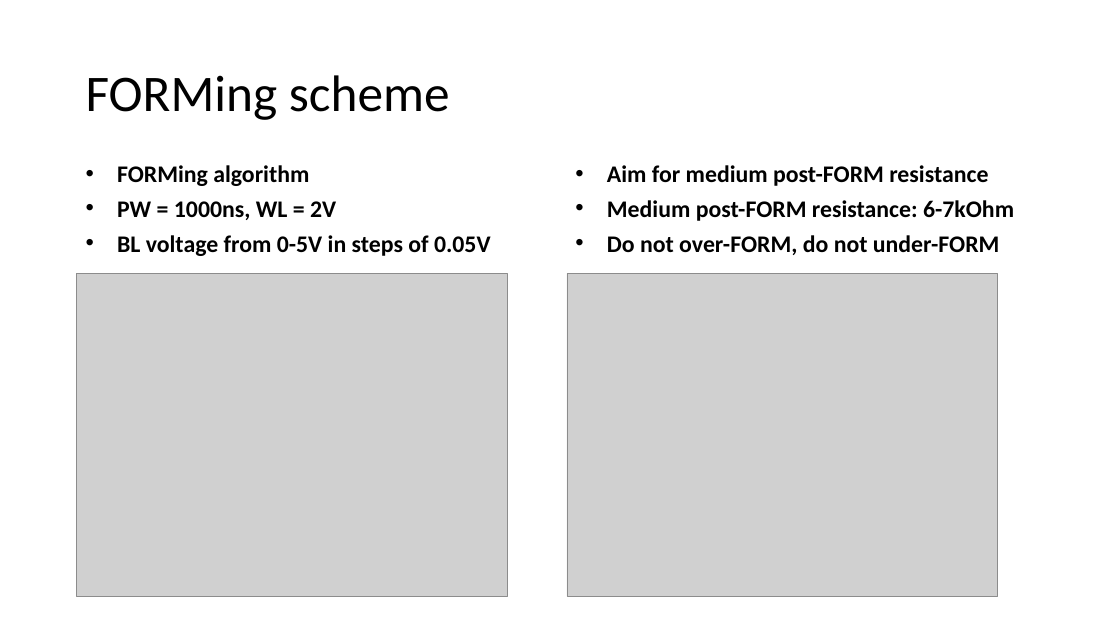
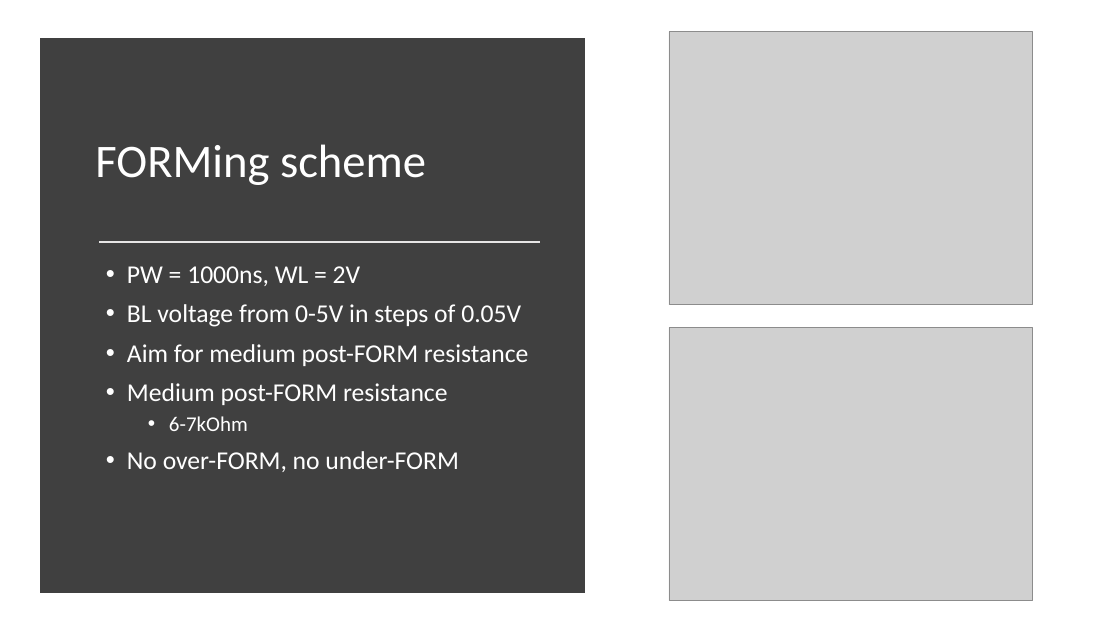
Before and after one commit to akashlevy/RRAM-RADAR-Tuning, a slide deck: slide 4 of presentations/4-15-20.pptx. Drawn at 1120x630 pixels with LibreOffice and Linux fonts; fonts in the diff are those of the drawing; grey boxes stand for pictures. Boxes give left, top, right and bottom in pixels: in the first picture for what was removed or moved away, otherwise in the second. Text is boxed around its words. In the diff, an @@ line names an element or a change of style, - is before the commit and + after.

```diff
--- a/presentations/4-15-20.pptx
+++ b/presentations/4-15-20.pptx
@@ rectangle added at bbox=[45, 44, 579, 587], fill #404040, outline #404040 10 pt @@
@@ picture: place and size @@
-picture at bbox=[76, 273, 507, 597]
+picture at bbox=[669, 32, 1033, 305]
@@ title "FORMing scheme": place and size @@
-title "FORMing scheme" at bbox=[86, 75, 450, 120]
+title "FORMing scheme" at bbox=[95, 144, 426, 185]
@@ title "FORMing scheme" at bbox=[95, 144, 426, 185]: size 44 to 40 pt, text colour #000000 to #FFFFFF @@
@@ text removed at bbox=[117, 165, 491, 256] @@
-• FORMing algorithm
-• PW = 1000ns, WL = 2V
-• BL voltage from 0-5V in steps of 0.05V
@@ text "PW = 1000ns, WL = ...": place and size @@
-text "PW = 1000ns, WL = ..." at bbox=[607, 165, 1014, 255]
+text "PW = 1000ns, WL = ..." at bbox=[127, 266, 529, 472]
@@ text "PW = 1000ns, WL = ..." at bbox=[127, 266, 529, 472]: vertical alignment bottom to top @@
@@ line added from (99, 243) to (540, 243), #E7E6E6 1.75 pt @@
@@ text at bbox=[127, 266, 521, 327]: paragraphs added @@
+• PW = 1000ns, WL = 2V
+• BL voltage from 0-5V in steps of 0.05V
@@ picture: place and size @@
-picture at bbox=[567, 273, 998, 597]
+picture at bbox=[669, 328, 1033, 601]
@@ text at bbox=[127, 344, 529, 366]: size 20.4 to 22 pt, text colour #000000 to #FFFFFF, bold off in "Aim for medium post-FORM resistance"; indent changed; line spacing 0.8 to 0.9 @@
@@ text at bbox=[127, 383, 458, 472]: text changed; size 20.4 to 22 pt; text colour #000000 to #FFFFFF; bold off @@
-• Medium post-FORM resistance: 6-7kOhm
-• Do not over-FORM, do not under-FORM
+• Medium post-FORM resistance
+  • 6-7kOhm
+• No over-FORM, no under-FORM
```
Also in this commit, not shown: 10 other slides changed, 7 slides added, 15 other files.
